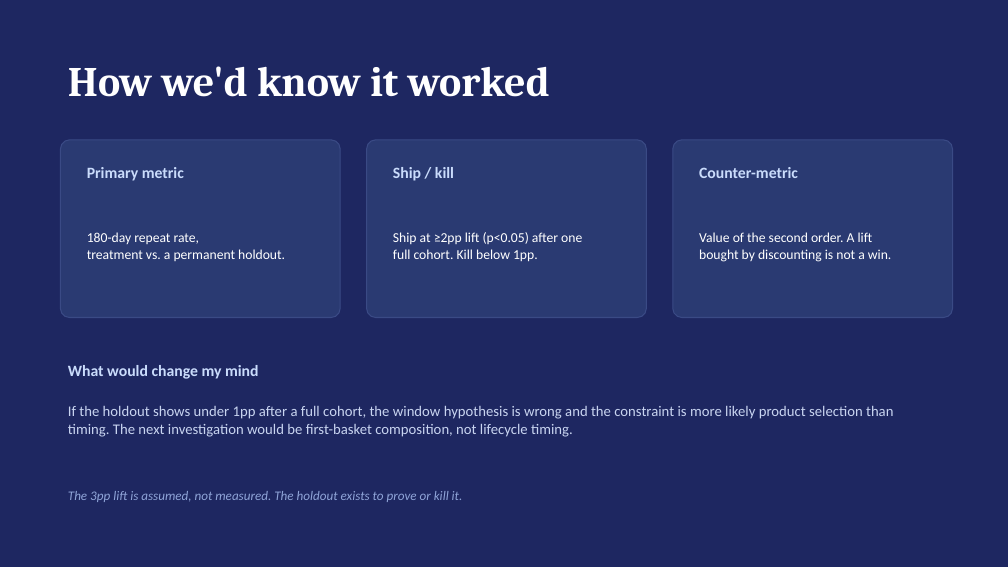
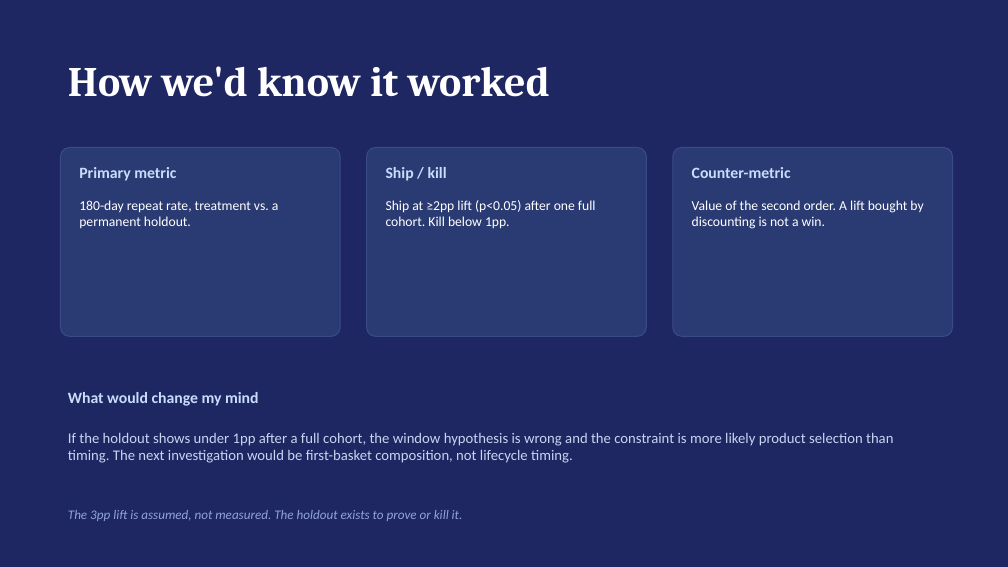
Before and after one commit to paytonnguyen-creator/ecommerce-customer-retention-analysis, a slide deck: slide 5 of docs/cdnow-retention-executive-deck.pptx. Drawn at 1008x567 pixels with LibreOffice and Linux fonts; fonts in the diff are those of the drawing. Boxes give left, top, right and bottom in pixels: in the first picture for what was removed or moved away, otherwise in the second. Text is boxed around its words. In the diff, an @@ line names an element or a change of style, - is before the commit and + after.

```diff
--- a/docs/cdnow-retention-executive-deck.pptx
+++ b/docs/cdnow-retention-executive-deck.pptx
@@ rounded rectangle: place and size @@
-rounded rectangle at (60, 140, 340, 318)
+rounded rectangle at (60, 147, 340, 337)
@@ rounded rectangle: place and size @@
-rounded rectangle at (367, 140, 647, 318)
+rounded rectangle at (367, 147, 647, 337)
@@ proportions changed in 3 elements at (60, 147, 340, 337), (367, 147, 647, 337), (673, 147, 953, 337) @@
@@ rounded rectangle: place and size @@
-rounded rectangle at (673, 140, 953, 318)
+rounded rectangle at (673, 147, 953, 337)
@@ text at (79, 200, 279, 228): text changed @@
-180-day repeat rate,
-treatment vs. a permanent holdout.
+180-day repeat rate, treatment vs. a permanent holdout.
@@ text at (386, 200, 596, 229): text changed @@
-Ship at ≥2pp lift (p<0.05) after one
-full cohort. Kill below 1pp.
+Ship at ≥2pp lift (p<0.05) after one full cohort. Kill below 1pp.
@@ vertical alignment middle to top in 6 elements at (386, 167, 447, 181), (79, 167, 176, 181), (692, 167, 791, 178), (79, 200, 279, 228), (386, 200, 596, 229), (692, 200, 923, 229) @@
@@ text at (692, 200, 923, 229): text changed @@
-Value of the second order. A lift
-bought by discounting is not a win.
+Value of the second order. A lift bought by discounting is not a win.
@@ text "What would change my mind": place and size @@
-text "What would change my mind" at (68, 365, 259, 379)
+text "What would change my mind" at (68, 392, 259, 406)
@@ text "If the holdout shows under ...": place and size @@
-text "If the holdout shows under ..." at (68, 406, 893, 437)
+text "If the holdout shows under ..." at (68, 433, 893, 463)
@@ text "The 3pp lift is assumed, ...": place and size @@
-text "The 3pp lift is assumed, ..." at (68, 491, 463, 502)
+text "The 3pp lift is assumed, ..." at (68, 510, 463, 521)
```
Also in this commit, not shown: 3 other slides changed, 2 other files.
